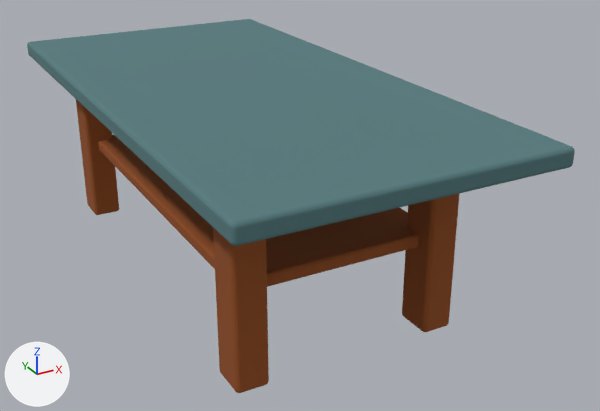
The OBJ model public/kleinerTisch/kleinerTisch.obj, before and after one commit.
The view is the same before and after, from a 50 mm lens placed at (-1.48, -0.93, 4.32), pointed at (2.43, 6.18, 0.77). The lights are fixed; the arrows at lower left show +X, +Y and +Z. Where no turn or scale is listed for an object, it has been applied to the vertices.

The scene before the commit, as lines of its bpy script (objects in view):
```python
me_281895_23_05_24_17_22_40_1 = bpy.data.meshes.new('281895_23_05_24_17_22_40_1')
me_281895_23_05_24_17_22_40_1.from_pydata(...)  # 7667 vertices, 15342 faces; spans x 0.48..3.53, y 3.54..9.6, z 0.08..2.07
me_281895_23_05_24_17_22_40_1.materials.append(mat_281895_23_05_24_17_22_40_1)  # picture img_281895_23_05_24_17_22_40_1_color_png
ob_281895_23_05_24_17_22_40_1 = bpy.data.objects.new('281895_23_05_24_17_22_40_1', me_281895_23_05_24_17_22_40_1)
ob_281895_23_05_24_17_22_40_1.location = (0.0, 0.0, 0.0)
```
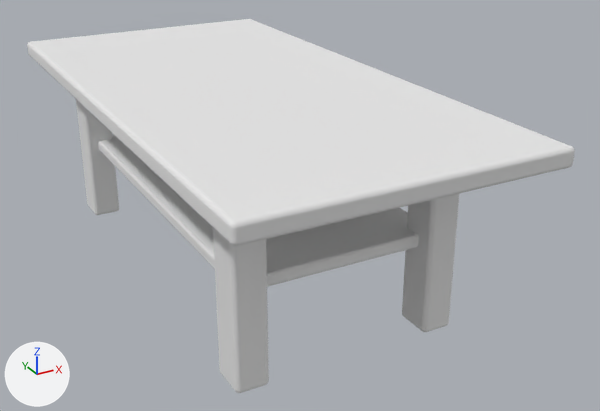
Where the change shows, as pixel boxes (x1, y1, x2, y2) in the pictures (600 x 411 px):
'281895_23_05_24_17_22_40_1', recoloured: (27, 19, 575, 393) in both

Patch to the scene script:
```diff
--- a/public/kleinerTisch/kleinerTisch.obj.py
+++ b/public/kleinerTisch/kleinerTisch.obj.py
@@ mat_kleinertisch @@
+mat_kleinertisch = principled_material('kleinerTisch')
+mat_kleinertisch.base_color = (0.8, 0.8, 0.8)  # white #e7e7e7
+mat_kleinertisch.roughness = 1.0
@@ me_281895_23_05_24_17_22_40_1 @@
 me_281895_23_05_24_17_22_40_1.from_pydata(...)  # 7667 vertices, 15342 faces; spans x 0.48..3.53, y 3.54..9.6, z 0.08..2.07
-me_281895_23_05_24_17_22_40_1.materials.append(mat_281895_23_05_24_17_22_40_1)  # picture img_281895_23_05_24_17_22_40_1_color_png
+me_281895_23_05_24_17_22_40_1.materials.append(mat_kleinertisch)  # white #e7e7e7
```
